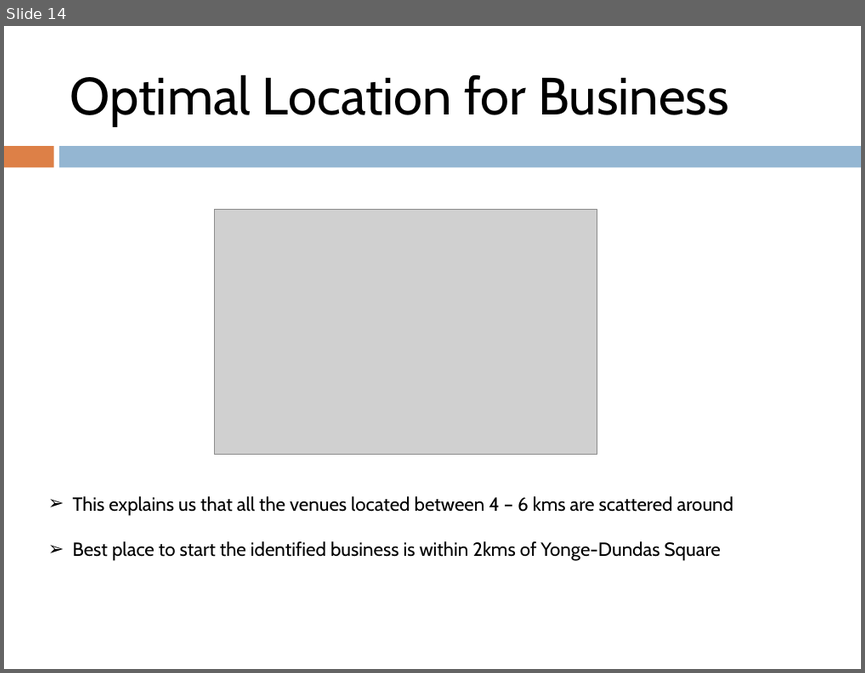
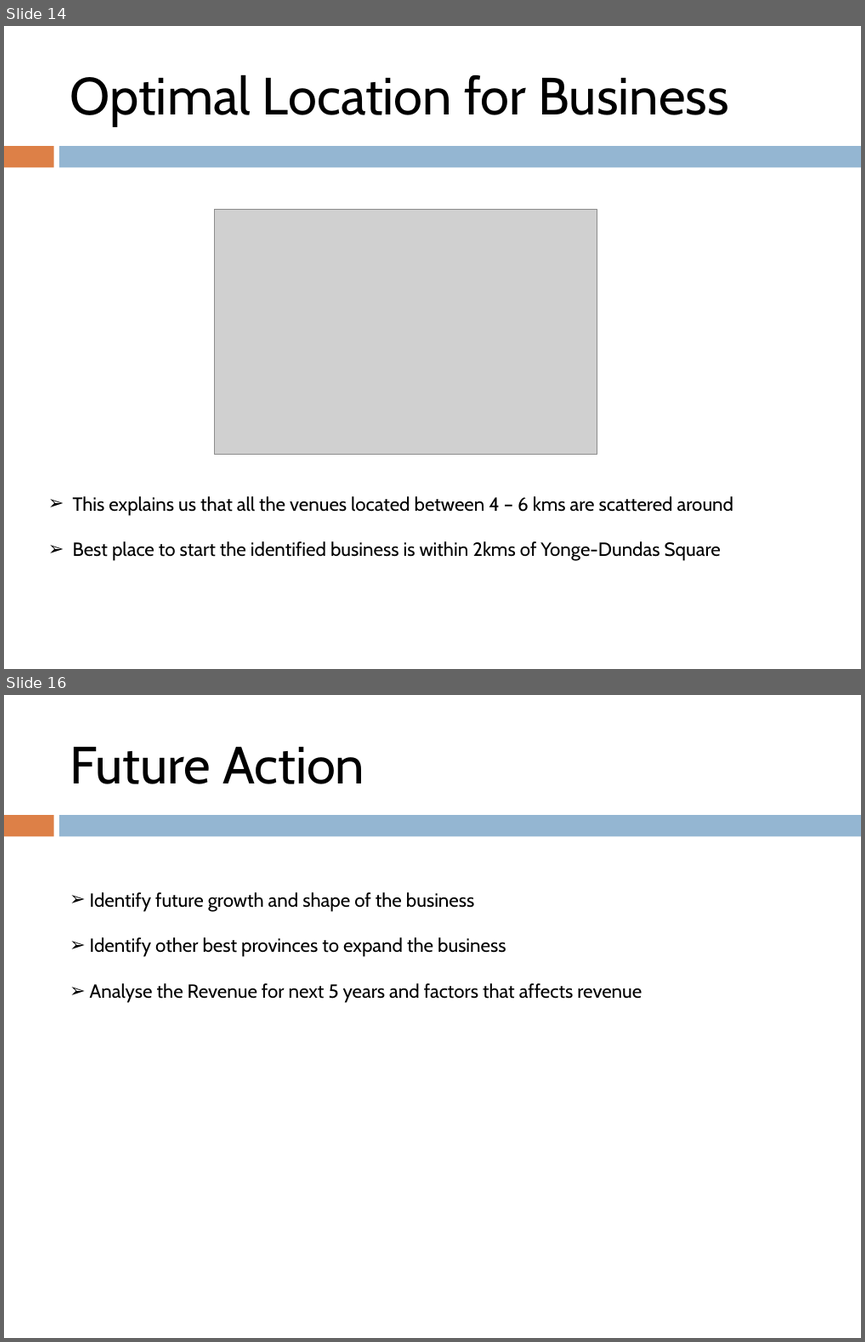
Before and after one commit to Jeyakumargd/Coursera_Capstone, a slide deck: Data Science capstone - Battle of Neighbourhoods.pptx. Shown one above the other, each under a label of ours: slide 14 before the commit, slides 14 and 16 after it; the slides between them are not shown. The pictures are 865x673 and 865x1342 pixels, drawn with LibreOffice and Linux fonts; fonts in the diff are those of the drawing; grey boxes stand for pictures. Boxes give left, top, right and bottom in pixels: in the first picture for what was removed or moved away, otherwise in the second. Text is boxed around its words. In the diff, an @@ line names an element or a change of style, - is before the commit and + after.

```diff
--- a/Data Science capstone - Battle of Neighbourhoods.pptx
+++ b/Data Science capstone - Battle of Neighbourhoods.pptx
@@ slide 16 added at [4,695,861,1338], background #FFFFFF; not listed: 2 template elements that a slide beside it also shows @@
@@ title added at [69,747,364,784], 44 pt, text #000000 @@
+Future Action
@@ text added at [90,892,642,1003], 16 pt, text #000000 @@
+➢ Identify future growth and shape of the business
+➢ Identify other best provinces to expand the business
+➢ Analyse the Revenue for next 5 years and factors that affects revenue
```
Also in this commit, not shown: 2 other slides added, 1 slide removed.
